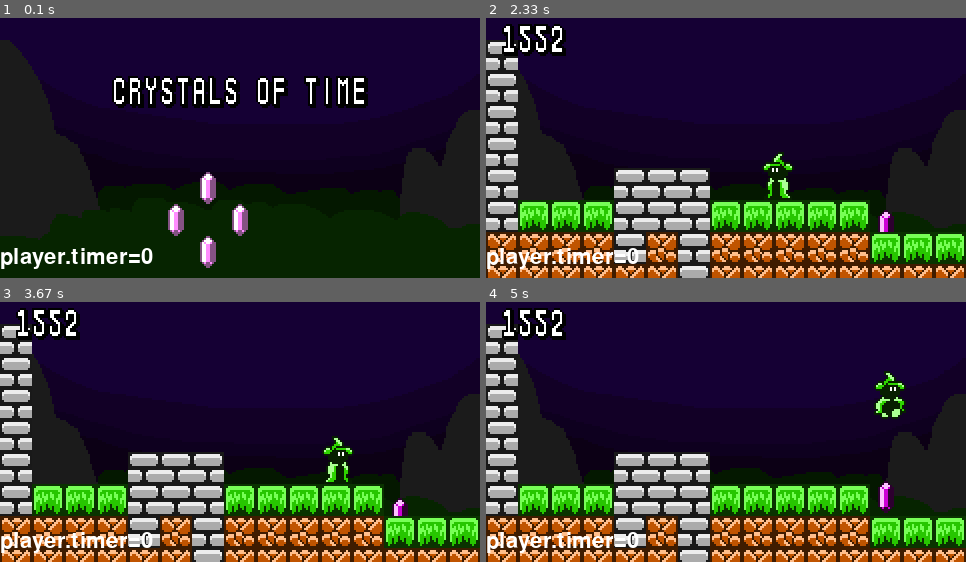
Above: before the commit, frames 1-4 (two rows, left to right).
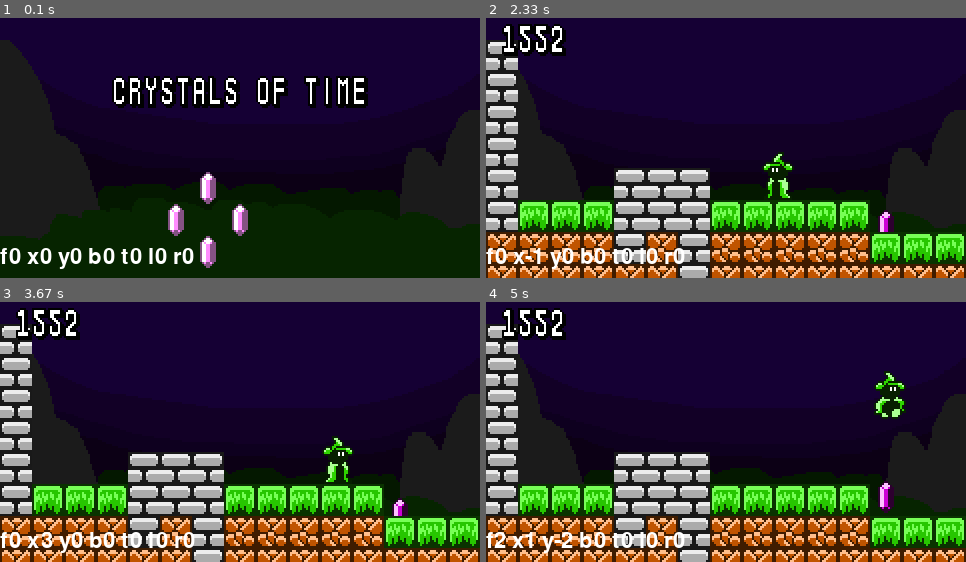
Above: after the commit, the same moments.

Repository: forgi007/game
Game: pygame game, started from timecrystals_orig/Crystals of Time.py
The game is run twice, just before and just after one commit, with the same random seed, the same clock (stepped at 60 frames per second) and the same inputs.
Inputs:
- Up to frame 1 (0.1 s): no input
- Up to frame 2 (2.33 s): hold Right 0.33-0.8 s; hold Up 0.83-1.13 s; hold Right 1.17-1.63 s; hold Left 1.67-2.2 s; hold Left from 2.23 s (still down)
- Up to frame 3 (3.67 s): release Left at 2.63 s; hold Up 2.67-3.03 s; hold Right from 3.07 s (still down)
- Up to frame 4 (5 s): release Right at 3.7 s; hold Left 3.73-4.2 s; hold Right 4.23-4.7 s; hold Up from 4.73 s (still down)

The runs differ from the first frame. In frame 1, 1.5% of the frame differs, in the area x 0-41%, y 88-97%; in frame 2, 1.4%; in frame 3, 1.4%; in frame 4, 1.4%.

Commit message:
add debug stuff

Diff:
--- a/timecrystals_orig/Crystals of Time.py
+++ b/timecrystals_orig/Crystals of Time.py
@@ -428,7 +428,7 @@
             countdown += 11
 
         #global debug_img
-        debug_img = font.render(f"player.timer={player.timer}", True, WHITE)
+        debug_img = font.render(f"f{int(player.frame)} x{int(player.xSpeed)} y{int(player.ySpeed)} b{int(player.bottomCol)} t{int(player.topCol)} l{int(player.leftCol)} r{int(player.rightCol)}", True, WHITE)
 
         for event in pygame.event.get():
             if event.type == pygame.QUIT:
